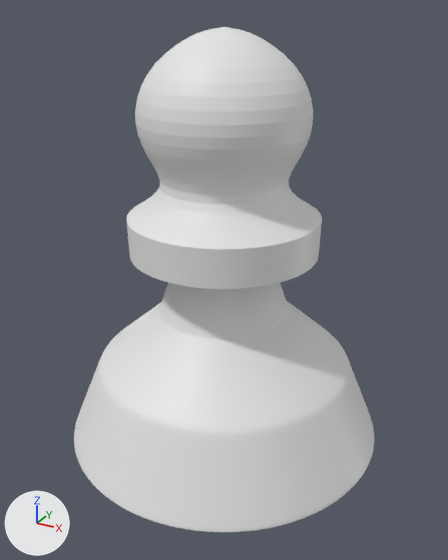
Before and after pictures for a commit that changed the Blender file src/DOGEngine.Test/Models/Pawn.blend.
Both versions are drawn from a camera (50 mm lens) standing at (2.26, -4.15, 2.86) and looking at (0.03, -0.09, 0.83). The axes (+X, +Y, +Z) are drawn at lower left. The lights are the same throughout.
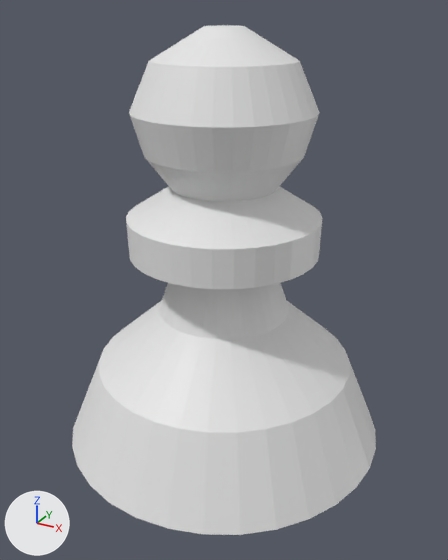
Changed parts and their boxes (x1, y1, x2, y2) in the pictures (448 x 560 px):
'Cylinder', modifiers changed
    before: (74, 27, 374, 532)
    after: (72, 25, 376, 535)

Edits to the bpy script that builds the scene:
```text
Change ob_cylinder:
    where _m = ob_cylinder.modifiers.new('Subdivision', 'SUBSURF')
    _m.levels: 4 -> 0
    _m.render_levels: 6 -> 0
```
